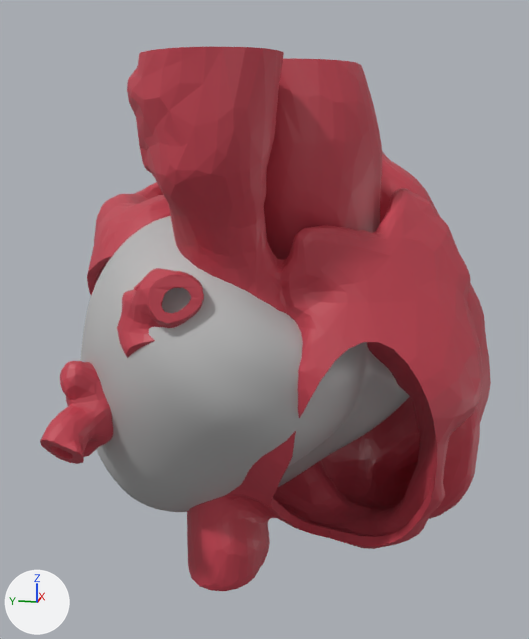
The glTF model pediatric_heart_3_ASD_VSD.glb as it was, and as the next commit left it.
Camera for both pictures: a camera (50 mm lens) standing at (-1.249, -0.23, 0.294) and looking at (0.009, 0.021, -0.021). Every picture has the same lights, and +X, +Y and +Z are marked at lower left. Where no turn or scale is listed for an object, it has been applied to the vertices.

The first picture shows 'EPI (CT) - Left and Right Epicardium - inHEART', 'PediadricHeart_3 ASD_VSD'.
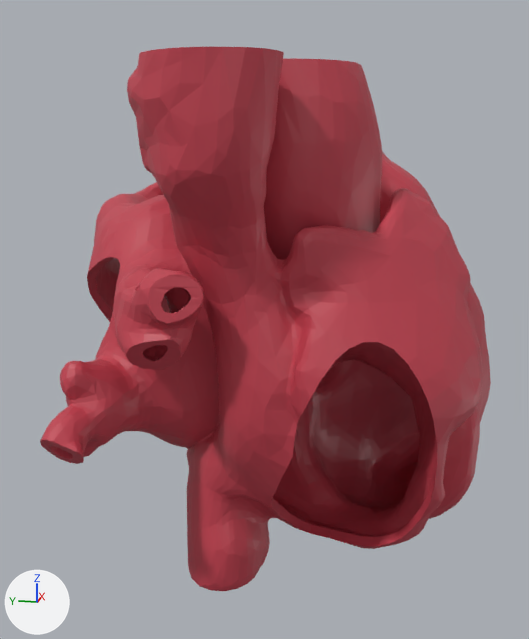
Edits to the bpy script that builds the scene:
```text
Remove ob_epi__ct____left_and_right_epicardium___inheart:
    ob_epi__ct____left_and_right_epicardium___inheart = bpy.data.objects.new('EPI (CT) - Left and Right Epicardium - inHEART', me_epi__ct____left_and_right_epicardium___inheart_001)
    ob_epi__ct____left_and_right_epicardium___inheart.location = (-0.007, 0.024, -0.065)
```

Boxes (x1, y1, x2, y2) around the edits, measured in the pictures (529 x 639 px):
'EPI (CT) - Left and Right Epicardium - inHEART', deleted
    before: (81, 216, 410, 512)
